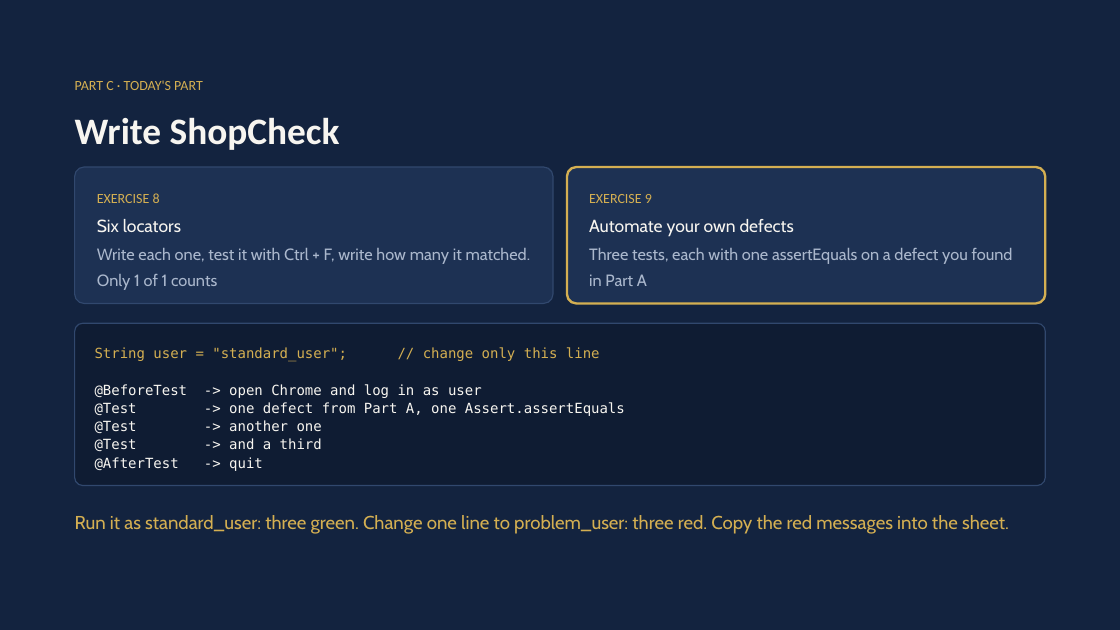
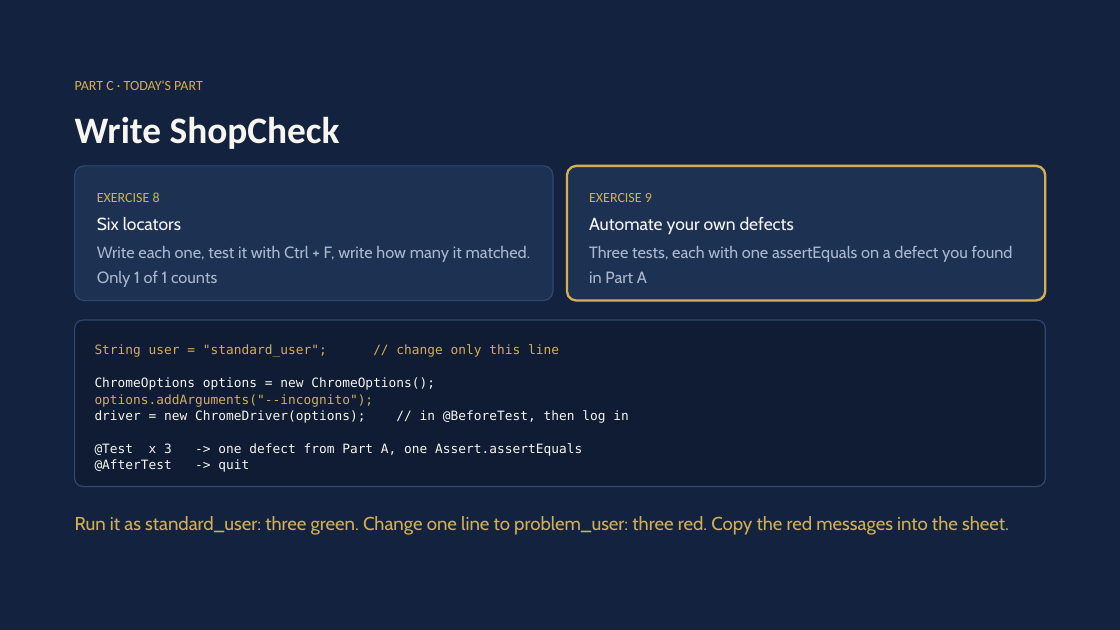
Before and after one commit to MohamedShehab280/software-testing, a slide deck: slide 20 of week-04/Week 4 - Locators and Assertions.pptx. Drawn at 1120x630 pixels with LibreOffice and Linux fonts; fonts in the diff are those of the drawing. Boxes give left, top, right and bottom in pixels: in the first picture for what was removed or moved away, otherwise in the second. Text is boxed around its words. In the diff, an @@ line names an element or a change of style, - is before the commit and + after.

Commit message:
Weeks 3-4 task: eight defects with the first as an example, Chrome opens in incognito
problem_user has eight defects, not six (checked against standard_user).
The sheet now gives the dog photo as an example row and asks for the
other seven, and is also in Word so students can fill it in.

Chrome shows a breached-password box after the saucedemo login that
swallows every click. LoginTest and the task open Chrome with --incognito.

```diff
--- a/week-04/Week 4 - Locators and Assertions.pptx
+++ b/week-04/Week 4 - Locators and Assertions.pptx
@@ proportions changed in 3 elements at box(75, 320, 1046, 486), box(75, 166, 553, 300), box(567, 166, 1045, 300) @@
@@ text "String user = "standard_user"; // ..." at box(95, 344, 559, 357): size 12 to 11 pt; line spacing 18pt to 17pt @@
@@ text at box(95, 377, 435, 390): text changed; size 12 to 11 pt @@
-@BeforeTest -> open Chrome and log in as user
+ChromeOptions options = new ChromeOptions();
@@ text at box(95, 410, 628, 423): text changed; size 12 to 11 pt @@
-@Test -> another one
+driver = new ChromeDriver(options); // in @BeforeTest, then log in
@@ text added at box(95, 394, 374, 407), 11 pt, text #D4AF52 @@
+options.addArguments("--incognito");
@@ text at box(95, 443, 582, 456): text changed; size 12 to 11 pt @@
-@Test -> one defect from Part A, one Assert.assertEquals
+@Test x 3 -> one defect from Part A, one Assert.assertEquals
@@ text removed at box(95, 438, 322, 451) @@
-@Test -> and a third
@@ text "@AfterTest -> quit" at box(95, 459, 249, 472): size 12 to 11 pt; line spacing 18pt to 17pt @@
```
Also in this commit, not shown: 1 other slide changed, 4 other files.
